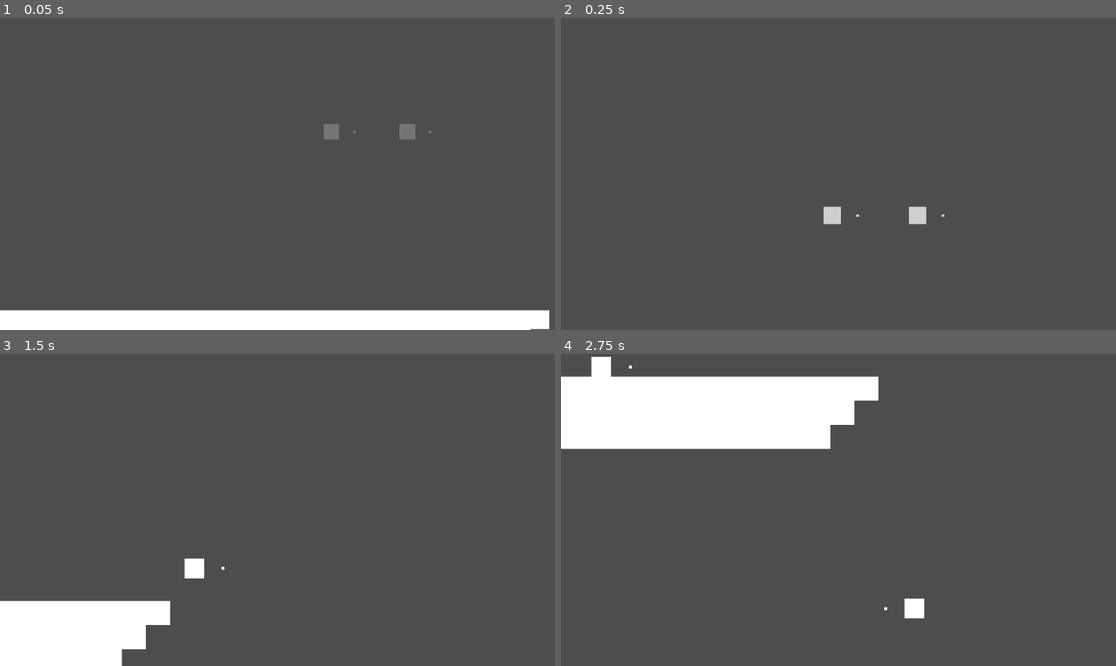
Above: before the commit, frames 1-4 (two rows, left to right).
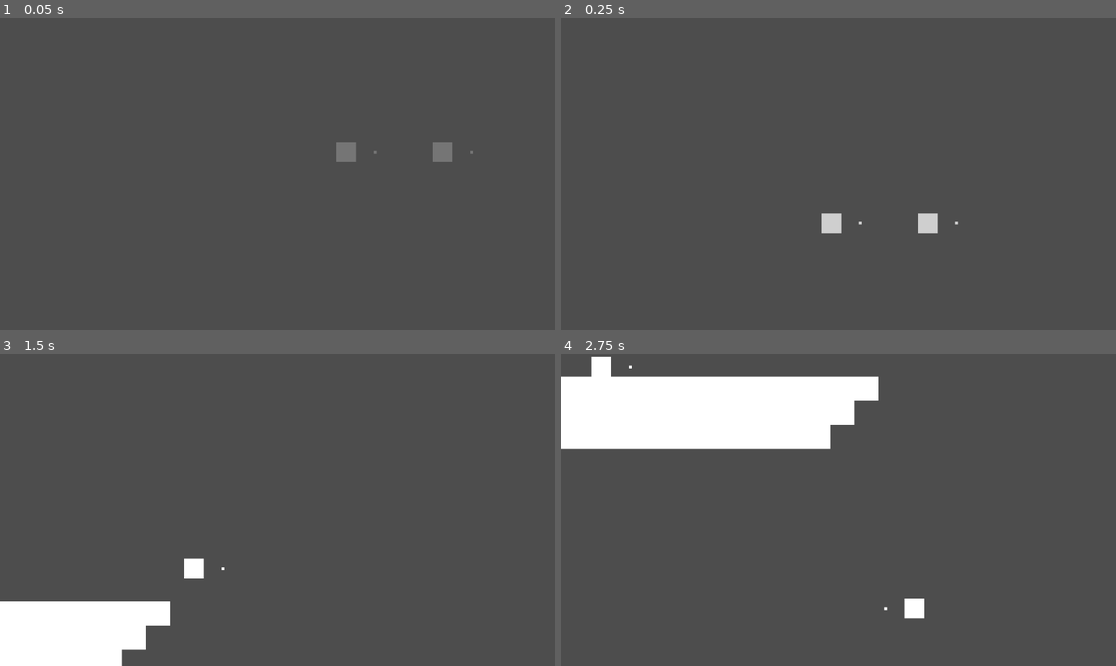
Above: after the commit, the same moments.

Repository: itsMapleLeaf/tfbg
Game: Godot game, scene res://game/game.tscn
Same seed, same stepped clock (60 frames per second), same inputs: the game is played once before the commit and once after it. Before the commit the project starts from res://game.tscn.
Inputs:
- Up to frame 1 (0.05 s): no input
- Up to frame 2 (0.25 s): no input
- Up to frame 3 (1.5 s): hold X (grab) 0.53-1.28 s; hold Right (right) from 0.53 s (still down); tap Z (jump) at 0.77 s; tap X (grab) at 1.35 s
- Up to frame 4 (2.75 s): tap Z (jump) at 1.52 s; release Right (right) at 2.03 s; hold Left (left) from 2.03 s (still down); hold X (grab) from 2.03 s (still down)

The runs differ from the first frame. In frame 1, 7.1% of the frame differs, in the area x 0-99%, y 34-100%; in frame 2, 0.5%; in frame 3, 0.1%; in frame 4, nothing differs.

Commit message:
move stuff

Diff:
--- a/block_shape.tscn
+++ b/blocks/block_shape.tscn
@@ -1,6 +1,6 @@
-[gd_scene load_steps=5 format=3 uid="uid://c3govpjuh67lw"]
+[gd_scene load_steps=5 format=3]
 
-[ext_resource type="Script" path="res://block_shape.gd" id="1_o11cl"]
+[ext_resource type="Script" path="res://blocks/block_shape.gd" id="1_o11cl"]
 
 [sub_resource type="RectangleShape2D" id="RectangleShape2D_gwmt0"]
 size = Vector2(50, 50)
--- a/falling_block.tscn
+++ b/blocks/falling_block.tscn
@@ -1,6 +1,6 @@
-[gd_scene load_steps=5 format=3 uid="uid://bs445vicdunr3"]
+[gd_scene load_steps=5 format=3]
 
-[ext_resource type="Script" path="res://falling_block.gd" id="1_6bfqv"]
+[ext_resource type="Script" path="res://blocks/falling_block.gd" id="1_6bfqv"]
 
 [sub_resource type="QuadMesh" id="QuadMesh_roxfm"]
 size = Vector2(50, 50)
--- a/flying_block.tscn
+++ b/blocks/flying_block.tscn
@@ -1,6 +1,6 @@
-[gd_scene load_steps=4 format=3 uid="uid://34h28l303jnu"]
+[gd_scene load_steps=4 format=3]
 
-[ext_resource type="Script" path="res://flying_block.gd" id="1_2u7w8"]
+[ext_resource type="Script" path="res://blocks/flying_block.gd" id="1_2u7w8"]
 
 [sub_resource type="QuadMesh" id="QuadMesh_4msmw"]
 size = Vector2(50, 50)
--- a/map_block.tscn
+++ b/blocks/map_block.tscn
@@ -1,7 +1,7 @@
-[gd_scene load_steps=4 format=3 uid="uid://dsbu3f4mlj6vs"]
+[gd_scene load_steps=4 format=3]
 
-[ext_resource type="Script" path="res://map_block.gd" id="1_u5kyg"]
-[ext_resource type="PackedScene" uid="uid://c3govpjuh67lw" path="res://block_shape.tscn" id="2_kdvum"]
+[ext_resource type="Script" path="res://blocks/map_block.gd" id="1_u5kyg"]
+[ext_resource type="PackedScene" path="res://blocks/block_shape.tscn" id="2_kdvum"]
 
 [sub_resource type="PhysicsMaterial" id="PhysicsMaterial_pv7gp"]
 
--- a/game.gd
+++ b/game/game.gd
@@ -4,8 +4,8 @@
 const BLOCK_SPAWN_HEIGHT_BLOCKS := 20
 const CAMERA_OFFSET := Vector2(0, -80)
 
-@export var players: Array[Player] = []
-@export var main_player: Player
+var players: Array[Player] = []
+var main_player: Player
 @export var player_spawns: Node2D
 @export var player_fallout: Node2D
 
@@ -20,7 +20,7 @@
 func _ready():
 	main_player = _create_player()
 
-	var controller := preload("res://player_human_controller.gd").new(main_player)
+	var controller := preload("res://player/human_player_controller.gd").new(main_player)
 	main_player.add_child(controller)
 
 	_create_player()
@@ -38,7 +38,7 @@
 	_update_camera(main_player)
 
 func _create_player() -> Player:
-	var player := preload("res://player.tscn").instantiate() as Player
+	var player := preload("res://player/player.tscn").instantiate() as Player
 	player.block_released.connect(_create_flying_block.bind(player))
 	players.append(player)
 	add_child(player)
@@ -72,13 +72,13 @@
 		await get_tree().create_timer(0.5).timeout
 
 func _create_falling_block(position: Vector2):
-	var block := preload("res://falling_block.tscn").instantiate() as FallingBlock
+	var block := preload("res://blocks/falling_block.tscn").instantiate() as FallingBlock
 	block.global_position = position
 	block.player_squished.connect(_kill_player)
 	add_child(block)
 
 func _create_flying_block(position: Vector2, direction: int, owner_player: Player):
-	var block := preload("res://flying_block.tscn").instantiate() as FlyingBlock
+	var block := preload("res://blocks/flying_block.tscn").instantiate() as FlyingBlock
 	block.global_position = position
 	block.direction = direction
 	block.owner_player = owner_player
--- a/game.tscn
+++ b/game/game.tscn
@@ -1,9 +1,9 @@
-[gd_scene load_steps=5 format=3 uid="uid://crcduga1y4xhm"]
+[gd_scene load_steps=5 format=3 uid="uid://u5slcikl4yah"]
 
-[ext_resource type="Script" path="res://game.gd" id="1_sqbwy"]
-[ext_resource type="PackedScene" uid="uid://dsbu3f4mlj6vs" path="res://map_block.tscn" id="2_830ev"]
-[ext_resource type="Script" path="res://game_map.gd" id="4_hpcjy"]
-[ext_resource type="PackedScene" uid="uid://bc5i5ftupwbx4" path="res://game_camera.tscn" id="4_ohoh2"]
+[ext_resource type="Script" path="res://game/game.gd" id="1_sqbwy"]
+[ext_resource type="PackedScene" path="res://game/game_camera.tscn" id="2_lied0"]
+[ext_resource type="PackedScene" path="res://blocks/map_block.tscn" id="3_iqabn"]
+[ext_resource type="Script" path="res://game/game_map.gd" id="4_hpcjy"]
 
 [node name="Game" type="Node2D" node_paths=PackedStringArray("player_spawns", "player_fallout", "camera", "camera_wide_view_position_node", "map", "falling_block_spawn_left", "falling_block_spawn_right")]
 script = ExtResource("1_sqbwy")
@@ -15,25 +15,23 @@
 falling_block_spawn_left = NodePath("FallingBlockSpawnLeft")
 falling_block_spawn_right = NodePath("FallingBlockSpawnRight")
 
+[node name="Camera" parent="." instance=ExtResource("2_lied0")]
+
 [node name="CameraWideViewPosition" type="Marker2D" parent="."]
 position = Vector2(0, -200)
 gizmo_extents = 50.0
 
-[node name="Camera" parent="." instance=ExtResource("4_ohoh2")]
-position = Vector2(-7.62939e-06, -200)
-zoom = Vector2(0.75, 0.75)
-
 [node name="GameMap" type="Node2D" parent="."]
 script = ExtResource("4_hpcjy")
 
-[node name="MapBlock" parent="GameMap" instance=ExtResource("2_830ev")]
+[node name="MapBlock" parent="GameMap" instance=ExtResource("3_iqabn")]
 scale = Vector2(31, 1)
 
-[node name="MapBlock2" parent="GameMap" instance=ExtResource("2_830ev")]
+[node name="MapBlock2" parent="GameMap" instance=ExtResource("3_iqabn")]
 position = Vector2(0, 50)
 scale = Vector2(29, 1)
 
-[node name="MapBlock3" parent="GameMap" instance=ExtResource("2_830ev")]
+[node name="MapBlock3" parent="GameMap" instance=ExtResource("3_iqabn")]
 position = Vector2(0, 100)
 scale = Vector2(27, 1)
 
--- a/game_camera.tscn
+++ b/game/game_camera.tscn
@@ -1,6 +1,6 @@
-[gd_scene load_steps=2 format=3 uid="uid://bc5i5ftupwbx4"]
+[gd_scene load_steps=2 format=3]
 
-[ext_resource type="Script" path="res://game_camera.gd" id="1_6487i"]
+[ext_resource type="Script" path="res://game/game_camera.gd" id="1_6487i"]
 
 [node name="Camera" type="Camera2D"]
 position = Vector2(0, -330)
--- a/player_human_controller.gd
+++ b/player/human_player_controller.gd
@@ -1,5 +1,5 @@
 extends Node
-class_name PlayerHumanController
+class_name HumanPlayerController
 
 var _player: Player
 
--- a/player.tscn
+++ b/player/player.tscn
@@ -1,6 +1,6 @@
-[gd_scene load_steps=6 format=3 uid="uid://cx5hqpe2xmk1k"]
+[gd_scene load_steps=6 format=3]
 
-[ext_resource type="Script" path="res://player.gd" id="1_nwt4s"]
+[ext_resource type="Script" path="res://player/player.gd" id="1_nwt4s"]
 
 [sub_resource type="QuadMesh" id="QuadMesh_y3n50"]
 size = Vector2(41, 41)
--- a/project.godot
+++ b/project.godot
@@ -11,7 +11,7 @@
 [application]
 
 config/name="That Falling Box Game"
-run/main_scene="res://game.tscn"
+run/main_scene="res://game/game.tscn"
 config/features=PackedStringArray("4.0", "Forward Plus")
 
 [autoload]
Renamed: block_shape.gd -> blocks/block_shape.gd
Renamed: falling_block.gd -> blocks/falling_block.gd
Renamed: flying_block.gd -> blocks/flying_block.gd
Renamed: map_block.gd -> blocks/map_block.gd
Renamed: game_camera.gd -> game/game_camera.gd
Renamed: game_map.gd -> game/game_map.gd
Renamed: player.gd -> player/player.gd
